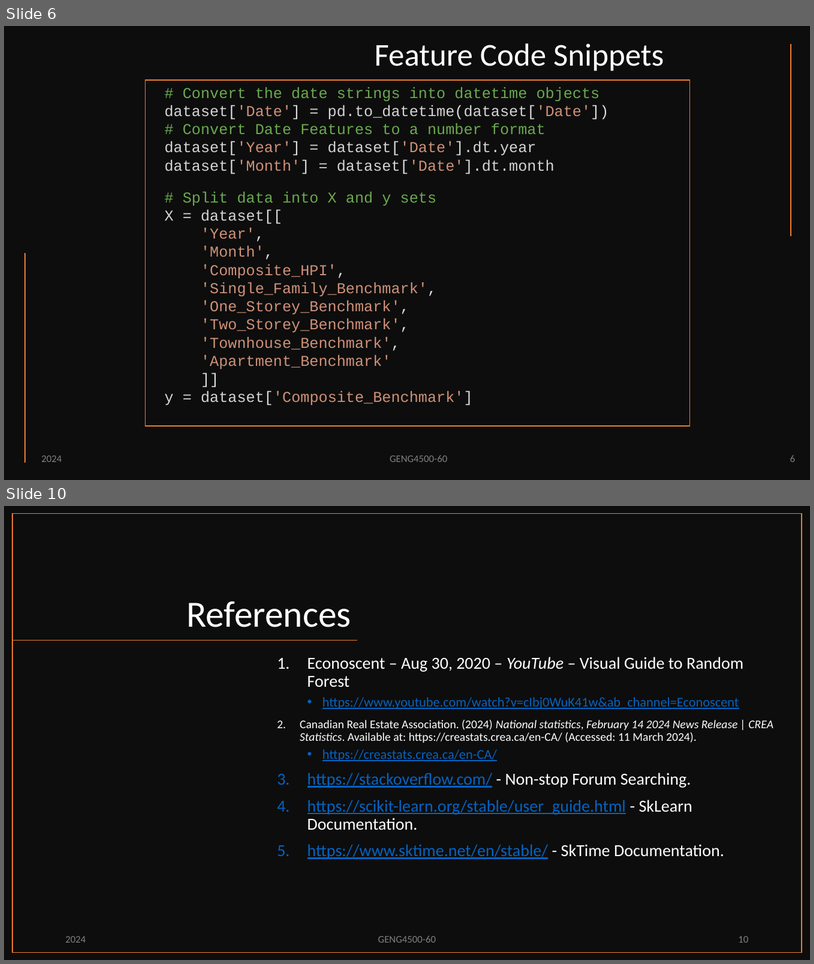
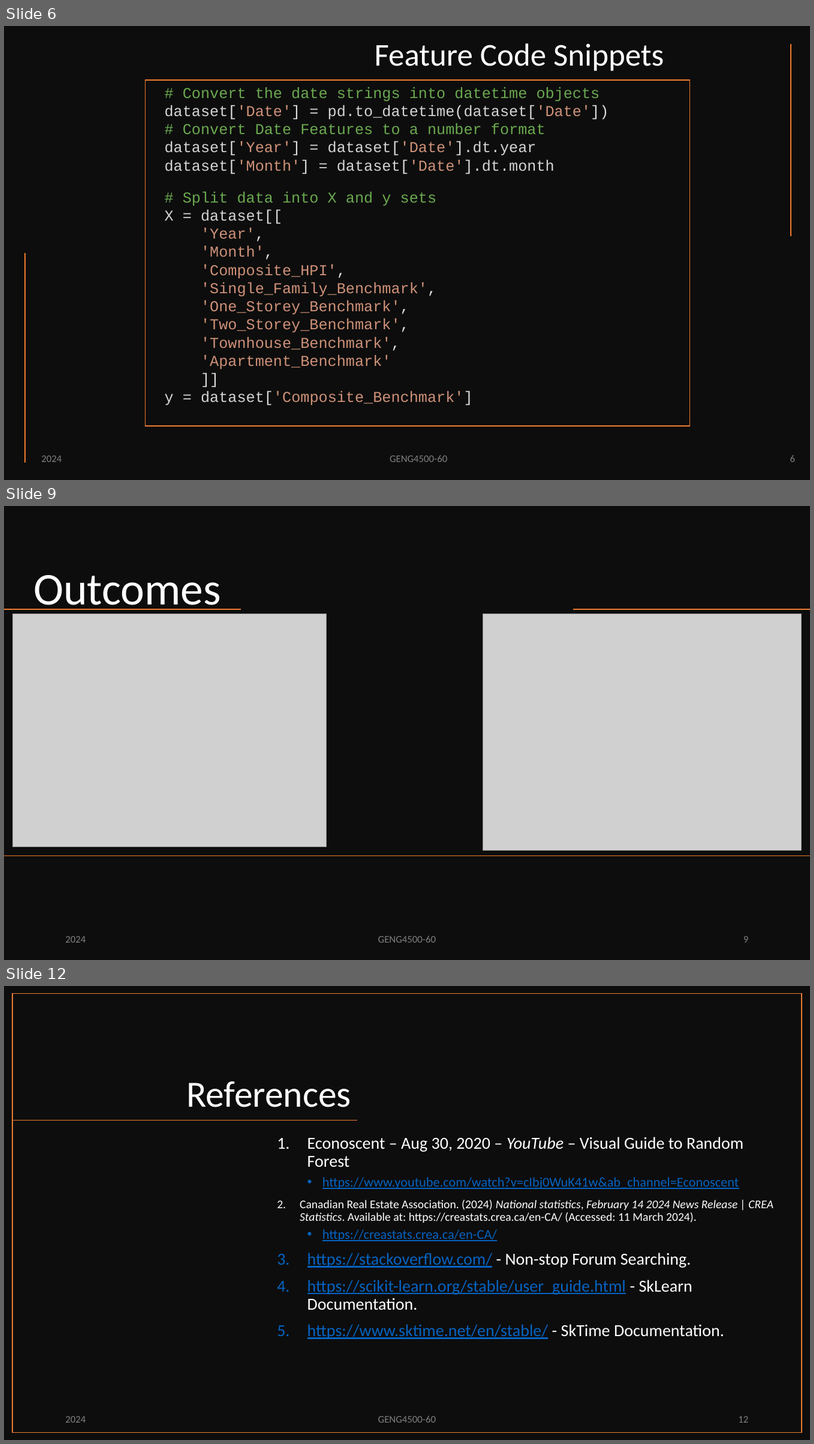
Before and after one commit to PMcTwist/Machine_Learn_Project, a slide deck: Presentation/ALI_Raymond_MAYNARD_Patrick_GENG4500_Final_presentation_2024.pptx. Shown one above the other, each under a label of ours: slides 6 and 10 before the commit, slides 6, 9 and 12 after it; the slides between them are not shown. The pictures are 814x964 and 814x1444 pixels, drawn with LibreOffice and Linux fonts; fonts in the diff are those of the drawing; grey boxes stand for pictures. Boxes give left, top, right and bottom in pixels: in the first picture for what was removed or moved away, otherwise in the second. Text is boxed around its words. In the diff, an @@ line names an element or a change of style, - is before the commit and + after.

Commit message:
-Updated presentation with new outcomes and findings!
P@

```diff
--- a/Presentation/ALI_Raymond_MAYNARD_Patrick_GENG4500_Final_presentation_2024.pptx
+++ b/Presentation/ALI_Raymond_MAYNARD_Patrick_GENG4500_Final_presentation_2024.pptx
@@ slide 9 added at [4,506,810,960], background #FFFFFF @@
@@ rectangle added at [4,506,810,960], fill #0D0D0D @@
@@ title added at [33,575,221,615], 54 pt, text #FFFFFF @@
+Outcomes
@@ line added from (241, 609) to (4, 609), #ED7D31 1 pt @@
@@ picture added at [12,613,326,847] @@
@@ picture added at [483,613,802,850] @@
@@ line added from (810, 609) to (574, 609), #ED7D31 1 pt @@
@@ line added from (810, 856) to (4, 856), #ED7D31 1 pt @@
@@ text added at [65,936,86,942], 12 pt, text #808080 @@
+2024
@@ text added at [378,936,436,942], 12 pt, text #808080 @@
+GENG4500-60
@@ page number added at [744,936,749,942], 12 pt, text #808080 @@
+9
@@ what was slide 10 is now slide 12 @@
@@ page number at [738,1416,749,1422]: text changed @@
-10
+12
```
Also in this commit, not shown: 3 slides changed, 1 other slide added, 2 other files.
